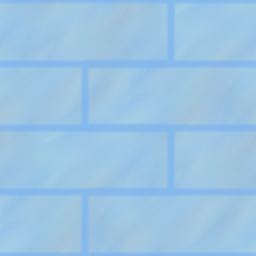
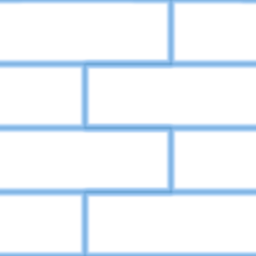
Before/after of a 256 × 256 layered artwork. What changed in the layer stack:
painted on "Brick" over (x1=0, y1=0, x2=256, y2=256)
hid "Background" over (x1=0, y1=0, x2=256, y2=256)
